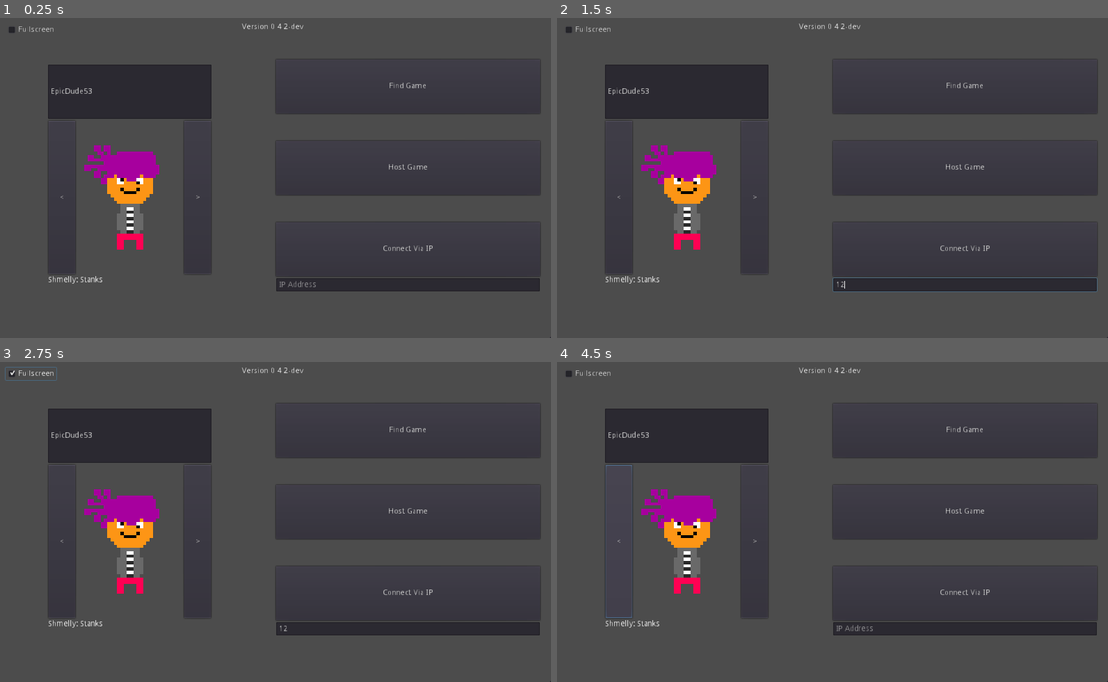
Above: before the commit, frames 1-4 (two rows, left to right).
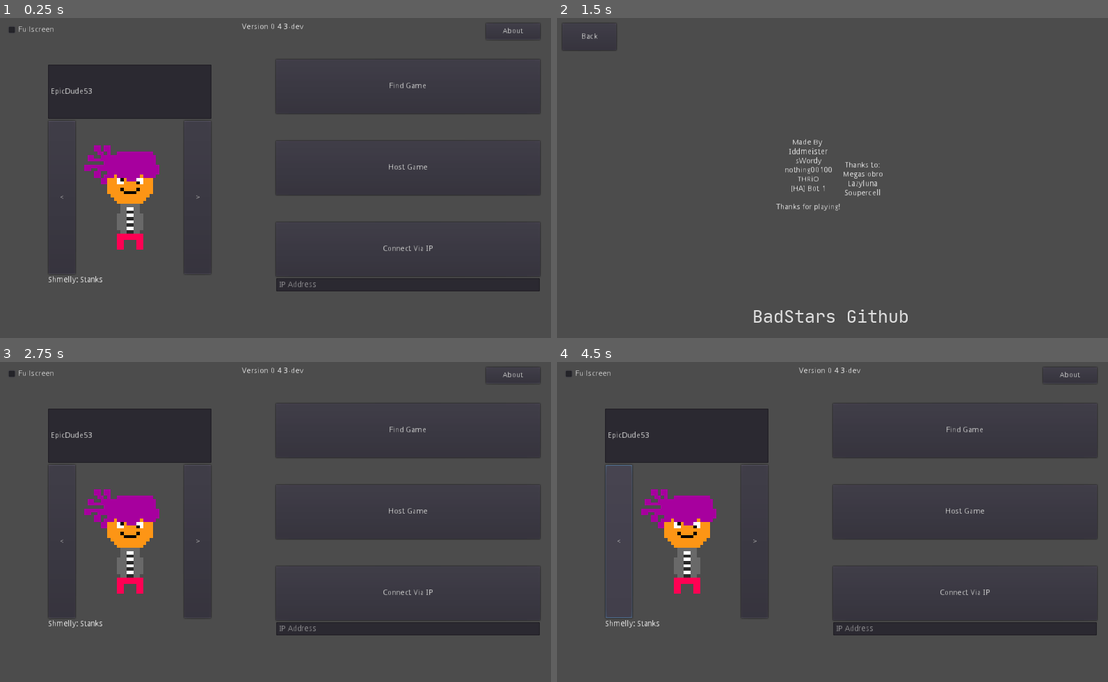
Above: after the commit, the same moments.

Repository: Iddmeister/BadStars
Game: Godot game, scene res://Scenes/UI/LoadingScreen.tscn
Same seed, same stepped clock (60 frames per second), same inputs: the game is played once before the commit and once after it. The engine's default icon, where the game draws it, is replaced by a stand-in: a white triangle on a blue panel in a dark square.
Inputs (mouse positions are in pixels of both pictures, inside the frame that each line leads up to):
- Up to frame 1 (0.25 s): no input
- Up to frame 2 (1.5 s): click (964, 283) at 0.52 s; type "12" at 0.6 s; click (1069, 30) at 1.25 s, where only the run after the commit has a clickable "About"
- Up to frame 3 (2.75 s): click (33, 381) at 2 s, where only the run after the commit has a clickable "Back"
- Up to frame 4 (4.5 s): click "Find Game" at 2.75 s; click "Cancel" at 3.5 s; click "<" at 4.25 s

The runs differ from the first frame. In frame 1, less than 0.1% of the frame differs, in the area x 51-100%, y 1-100%; in frame 2, 11%, in the area x 0-100%, y 1-100%; in frame 3, 0.2%; in frame 4, less than 0.1%.

Commit message:
Added About Screen+ Frozone Buff

Diff:
--- a/Scenes/Bullets/Icicle.tscn
+++ b/Scenes/Bullets/Icicle.tscn
@@ -8,7 +8,7 @@
 
 [node name="Bullet" instance=ExtResource( 1 )]
 speed = 800
-damage = 20
+damage = 35
 slowEffect = 165
 slowTime = 1.0
 
--- a/Scenes/Maps/TeamDeathmatch/NoMansLand.tscn
+++ b/Scenes/Maps/TeamDeathmatch/NoMansLand.tscn
@@ -24,7 +24,6 @@
 [node name="Objects" type="Node2D" parent="."]
 
 [node name="Dummies" type="Node2D" parent="Objects"]
-editor/display_folded = true
 
 [node name="Dummy11" parent="Objects/Dummies" instance=ExtResource( 2 )]
 position = Vector2( 1088, 1440 )
--- /dev/null
+++ b/Scenes/Screens/About.gd
@@ -0,0 +1,12 @@
+extends Control
+
+func _ready():
+	pass
+
+
+func _on_GitHub_pressed():
+	OS.shell_open("https://github.com/Iddmeister/BadStars/")
+
+
+func _on_Back_pressed():
+	get_tree().change_scene("res://Scenes/Screens/MainMenu.tscn")
--- /dev/null
+++ b/Scenes/Screens/About.tscn
@@ -0,0 +1,82 @@
+[gd_scene load_steps=4 format=2]
+
+[ext_resource path="res://Scenes/Screens/About.gd" type="Script" id=1]
+[ext_resource path="res://Resources/Fonts/JetBrainsMono-Regular.ttf" type="DynamicFontData" id=2]
+
+[sub_resource type="DynamicFont" id=1]
+size = 32
+font_data = ExtResource( 2 )
+
+[node name="About" type="Control"]
+anchor_right = 1.0
+anchor_bottom = 1.0
+margin_left = 20.0
+margin_top = 20.0
+margin_right = -20.0
+margin_bottom = -20.0
+script = ExtResource( 1 )
+
+[node name="CenterContainer" type="CenterContainer" parent="."]
+anchor_right = 1.0
+anchor_bottom = 1.0
+
+[node name="HBoxContainer" type="HBoxContainer" parent="CenterContainer"]
+editor/display_folded = true
+margin_left = 394.0
+margin_top = 213.0
+margin_right = 590.0
+margin_bottom = 346.0
+
+[node name="Credits" type="Label" parent="CenterContainer/HBoxContainer"]
+margin_right = 118.0
+margin_bottom = 133.0
+size_flags_horizontal = 3
+size_flags_vertical = 6
+text = "Made By:
+	Iddmeister
+	sWordy
+	nothing00100
+	THRiO
+	[HA] Bot 1
+
+Thanks for playing!"
+align = 1
+valign = 1
+
+[node name="Credits2" type="Label" parent="CenterContainer/HBoxContainer"]
+margin_left = 122.0
+margin_right = 196.0
+margin_bottom = 133.0
+size_flags_horizontal = 3
+size_flags_vertical = 7
+text = "
+Thanks to:
+	Megaslobro
+	Lazyluna
+	Soupercell"
+align = 1
+valign = 1
+
+[node name="Links" type="HBoxContainer" parent="."]
+anchor_left = 0.5
+anchor_top = 1.0
+anchor_right = 0.5
+anchor_bottom = 1.0
+margin_left = -142.5
+margin_top = -40.0
+margin_right = 142.5
+
+[node name="GitHub" type="LinkButton" parent="Links"]
+margin_right = 285.0
+margin_bottom = 40.0
+custom_fonts/font = SubResource( 1 )
+text = "BadStars Github"
+underline = 1
+
+[node name="Back" type="Button" parent="."]
+margin_right = 100.0
+margin_bottom = 50.0
+rect_min_size = Vector2( 100, 50 )
+text = "Back"
+[connection signal="pressed" from="Links/GitHub" to="." method="_on_GitHub_pressed"]
+[connection signal="pressed" from="Back" to="." method="_on_Back_pressed"]
--- a/Scenes/Screens/MainMenu.gd
+++ b/Scenes/Screens/MainMenu.gd
@@ -19,6 +19,8 @@
 	Globals.characters.KARLMARX:{"icon":"res://Graphics/Characters/KarlMarx.png", "info":"Karl Marx: Communism"},
 	Globals.characters.BARELY:{"icon":"res://Graphics/Characters/Barely.png", "info":"Barely: Barely a character"},
     #Globals.characters.BRICK:{"icon":"res://Graphics/Characters/Brick.png", "info":"Brick is literally a brick"},
+	Globals.characters.FROZONE:{"icon":"res://Graphics/Characters/Frozone.png", "info":"Frozone: Couldn't get the rights to Mr Incredible"},
+
 
 }
 
@@ -30,7 +32,6 @@
 	currentCharacter = characters.keys().find(int(Data.data["lastPlayed"]))
 	setCharacter(characters.keys()[currentCharacter])
 	$Version.text = "Version "+Globals.version
-	$Credittext.visible = false
 	pass
 
 
@@ -88,6 +89,6 @@
 	OS.window_fullscreen = button_pressed
 
 
-func _on_CheckBox3_toggled(button_pressed):
-	$Credittext.visible = button_pressed
-	pass
+
+func _on_About_pressed():
+	get_tree().change_scene("res://Scenes/Screens/About.tscn")
--- a/Scenes/Screens/MainMenu.tscn
+++ b/Scenes/Screens/MainMenu.tscn
@@ -120,34 +120,13 @@
 text = "Version"
 align = 1
 
-[node name="Credittext" type="TextEdit" parent="."]
-visible = false
-margin_left = 831.0
-margin_top = 500.0
-margin_right = 967.0
-margin_bottom = 575.0
-text = "Made By:
-	Iddmeister
-	sWordy
-	nothing00100
-	THRiO
-	[HA] Bot 1
-
-Thanks to:
-	Megaslobro
-	Lazyluna
-	Soupercell
-
-Thanks for playing!
-"
-readonly = true
-
-[node name="CheckBox3" type="CheckBox" parent="."]
-margin_left = 1001.2
-margin_top = 577.318
-margin_right = 1025.2
-margin_bottom = 601.318
-rect_scale = Vector2( 0.25, 0.25 )
+[node name="About" type="Button" parent="."]
+anchor_left = 1.0
+anchor_right = 1.0
+margin_left = -100.0
+margin_bottom = 30.0
+rect_min_size = Vector2( 100, 30 )
+text = "About"
 [connection signal="pressed" from="VBoxContainer/FindGame" to="." method="_on_Find_Game_pressed"]
 [connection signal="pressed" from="VBoxContainer/HostGame" to="." method="_on_Host_Game_pressed"]
 [connection signal="pressed" from="VBoxContainer/VBoxContainer/DirectConnect" to="." method="_on_DirectConnect_pressed"]
@@ -155,5 +134,4 @@
 [connection signal="pressed" from="CenterContainer/Options/CharacterSelect/HBoxContainer/Left" to="." method="_on_Left_pressed"]
 [connection signal="pressed" from="CenterContainer/Options/CharacterSelect/HBoxContainer/Right" to="." method="_on_Right_pressed"]
 [connection signal="toggled" from="CheckBox" to="." method="_on_CheckBox_toggled"]
-[connection signal="mouse_entered" from="CheckBox3" to="." method="_on_CheckBox3_mouse_entered"]
-[connection signal="toggled" from="CheckBox3" to="." method="_on_CheckBox3_toggled"]
+[connection signal="pressed" from="About" to="." method="_on_About_pressed"]
--- a/Scenes/Supers/FrozoneSuper.tscn
+++ b/Scenes/Supers/FrozoneSuper.tscn
@@ -12,7 +12,7 @@
 
 [node name="Super" index="0" instance=ExtResource( 1 )]
 script = ExtResource( 2 )
-damageMultiplier = 0.7
+damageMultiplier = 0.5
 superMessage = "placed an Ice Wall"
 noGoColor = Color( 1, 0, 0, 0.666667 )
 goColor = Color( 0.992157, 1, 0, 0.666667 )
--- a/Scripts/Globals.gd
+++ b/Scripts/Globals.gd
@@ -8,7 +8,7 @@
 
 var mobile = false
 
-var version = "0.4.2-dev"
+var version = "0.4.3-dev"
 
 var bounds = Vector2(2144, 1984)
 
Not shown, added: .gitignore
Not shown, changed: Exports/Android/BadStars.apk
Not shown, changed: Exports/Linux.zip
Not shown, changed: Exports/Linux/BadStars.pck
Not shown, changed: Exports/Windows.zip
Not shown, changed: Exports/Windows/BadStars.pck
